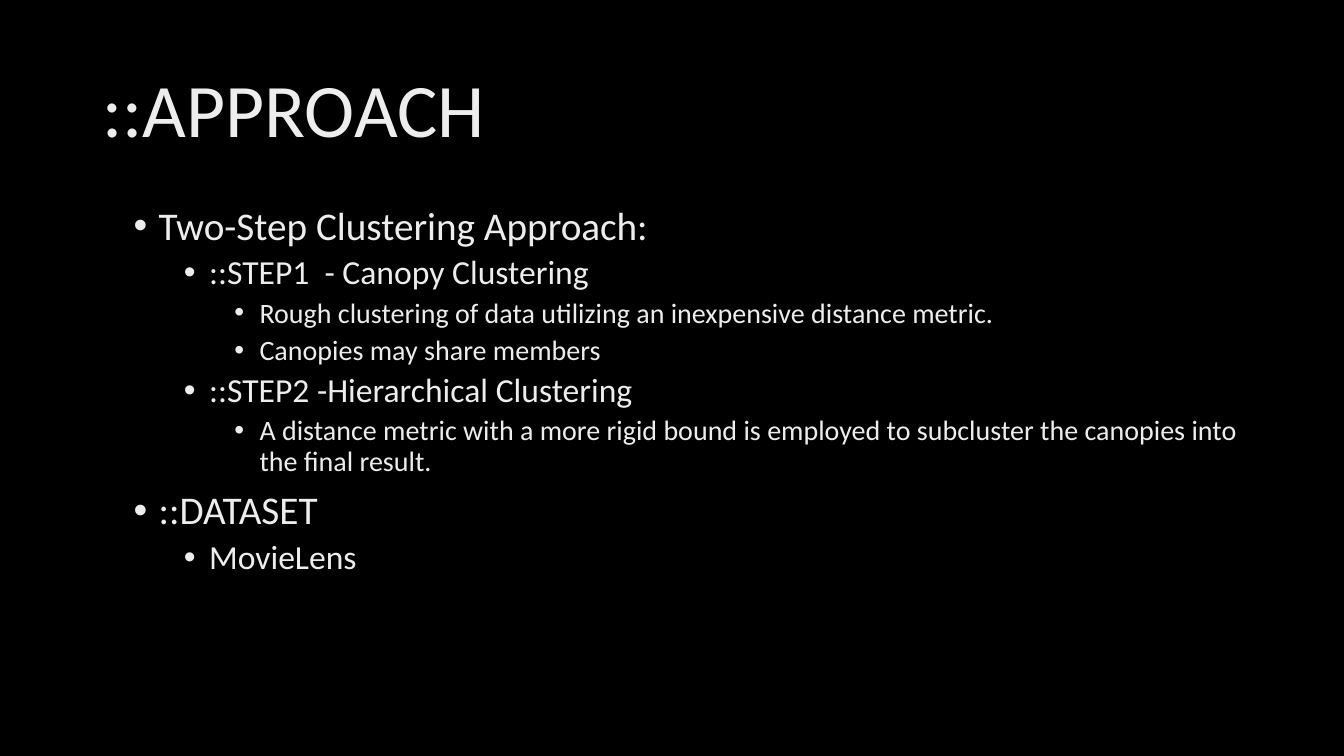
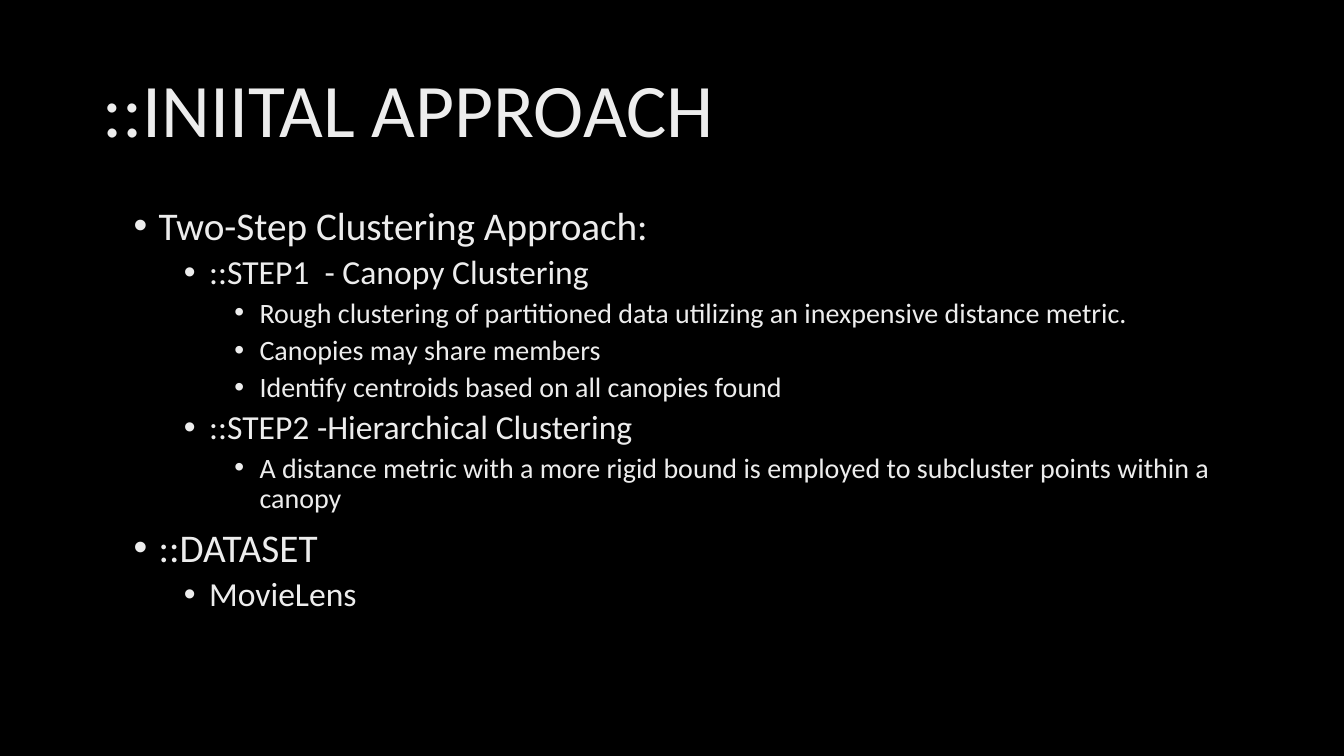
Before and after one commit to ahmed-k/CS757FinalProject, a slide deck: slide 3 of documentation/CS757 - Final Project Presentation.pptx. Drawn at 1344x756 pixels with LibreOffice and Linux fonts; fonts in the diff are those of the drawing; background and template pictures are left out. Boxes give left, top, right and bottom in pixels: in the first picture for what was removed or moved away, otherwise in the second. Text is boxed around its words. In the diff, an @@ line names an element or a change of style, - is before the commit and + after.

```diff
--- a/documentation/CS757 - Final Project Presentation.pptx
+++ b/documentation/CS757 - Final Project Presentation.pptx
@@ title at (x1=102, y1=88, x2=714, y2=138): text changed @@
-::APPROACH
+::INIITAL APPROACH
@@ text at (x1=260, y1=303, x2=1127, y2=328): text changed @@
-    • Rough clustering of data utilizing an inexpensive distance metric.
+    • Rough clustering of partitioned data utilizing an inexpensive distance metric.
@@ text at (x1=260, y1=377, x2=782, y2=402): paragraph added @@
+    • Identify centroids based on all canopies found
@@ text at (x1=260, y1=458, x2=1208, y2=513): text changed @@
-    • A distance metric with a more rigid bound is employed to subcluster the canopies into the final result.
+    • A distance metric with a more rigid bound is employed to subcluster points within a canopy
```
Also in this commit, not shown: 14 other slides changed, 2 slides added, 1 other file.
